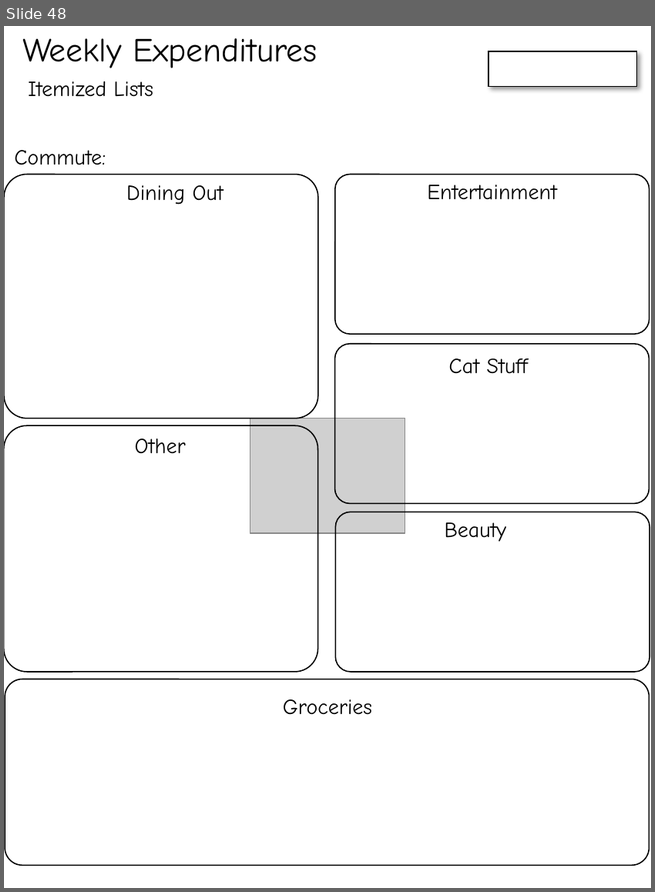
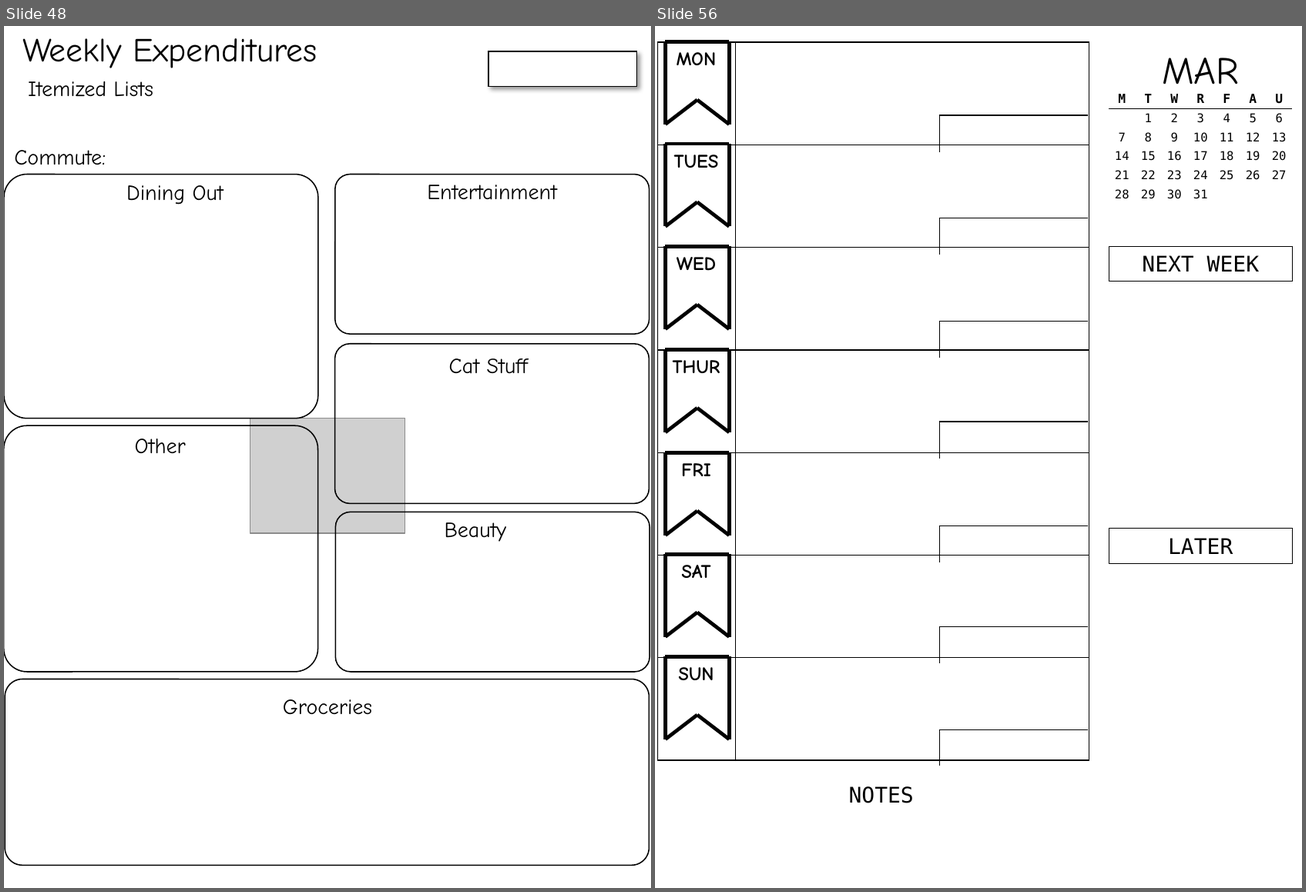
Before and after one commit to cds70409/cds70409.github.io, a slide deck: bujo_printouts.pptx. Shown side by side, each under a label of ours: slide 48 before the commit, slides 48 and 56 after it; the slides between them are not shown. The pictures are 655x892 and 1306x892 pixels, drawn with LibreOffice and Linux fonts; fonts in the diff are those of the drawing; grey boxes stand for pictures. Boxes give left, top, right and bottom in pixels: in the first picture for what was removed or moved away, otherwise in the second. Text is boxed around its words. In the diff, an @@ line names an element or a change of style, - is before the commit and + after.

```diff
--- a/bujo_printouts.pptx
+++ b/bujo_printouts.pptx
@@ slide 56 added at (655,26,1302,888), background #FFFFFF @@
@@ table added at (657,42,1089,761), 7 rows, 2 columns @@
+ | 
+ | 
+ | 
+ | 
+ | 
+ | 
+ | 
@@ group added at (665,41,729,125): 5 lines, 1 text @@
+MON
@@ text added at (1162,58,1239,96), 32 pt, text #000000 @@
+MAR
@@ table added at (1109,90,1289,205), 6 rows, 7 columns @@
+M | T | W | R | F | A | U
+ | 1 | 2 | 3 | 4 | 5 | 6
+7 | 8 | 9 | 10 | 11 | 12 | 13
+14 | 15 | 16 | 17 | 18 | 19 | 20
+21 | 22 | 23 | 24 | 25 | 26 | 27
+28 | 29 | 30 | 31 |  |  | 
@@ table added at (940,115,1089,146), 1 rows, 1 columns @@
+
@@ group added at (665,144,729,227): 5 lines, 1 text @@
+TUES
@@ table added at (940,218,1089,249), 1 rows, 1 columns @@
+
@@ rectangle added at (1109,246,1293,280), outline #000000 0.75 pt, 18 pt, text #000000 @@
+NEXT WEEK
@@ group added at (665,247,729,329): 5 lines, 1 text @@
+WED
@@ table added at (940,321,1089,351), 1 rows, 1 columns @@
+
@@ group added at (665,350,729,433): 5 lines, 1 text @@
+THUR
@@ table added at (940,422,1089,452), 1 rows, 1 columns @@
+
@@ group added at (665,453,729,536): 5 lines, 1 text @@
+FRI
@@ table added at (940,526,1089,557), 1 rows, 1 columns @@
+
@@ rectangle added at (1109,529,1293,563), outline #000000 0.75 pt, 18 pt, text #000000 @@
+LATER
@@ group added at (665,555,729,637): 5 lines, 1 text @@
+SAT
@@ table added at (940,627,1089,657), 1 rows, 1 columns @@
+
@@ group added at (665,657,729,739): 5 lines, 1 text @@
+SUN
@@ table added at (940,730,1089,760), 1 rows, 1 columns @@
+
@@ text added at (849,787,914,804), 18 pt, text #000000 @@
+NOTES
```
Also in this commit, not shown: 1 slide changed, 8 other slides added.
